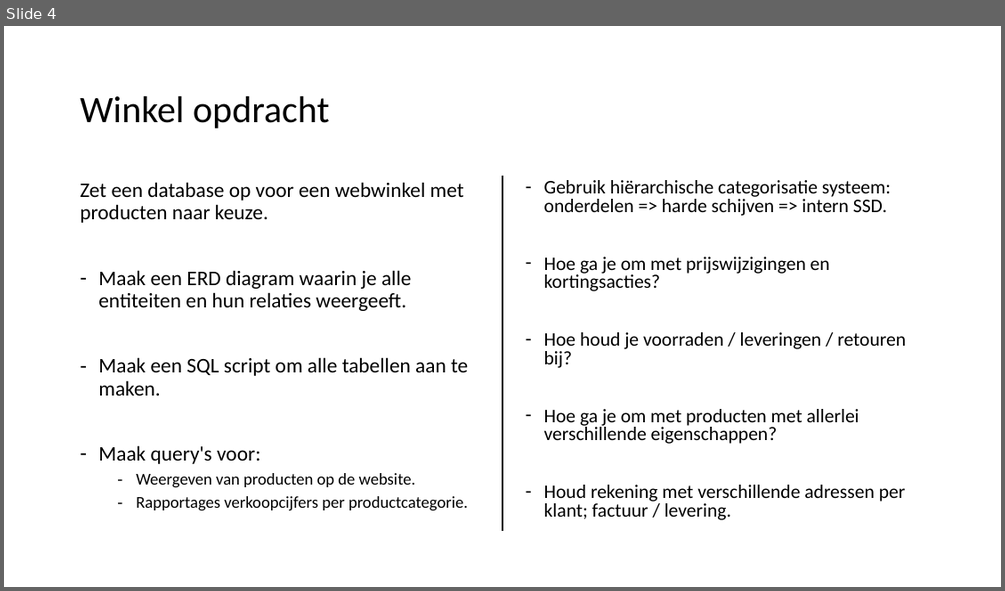
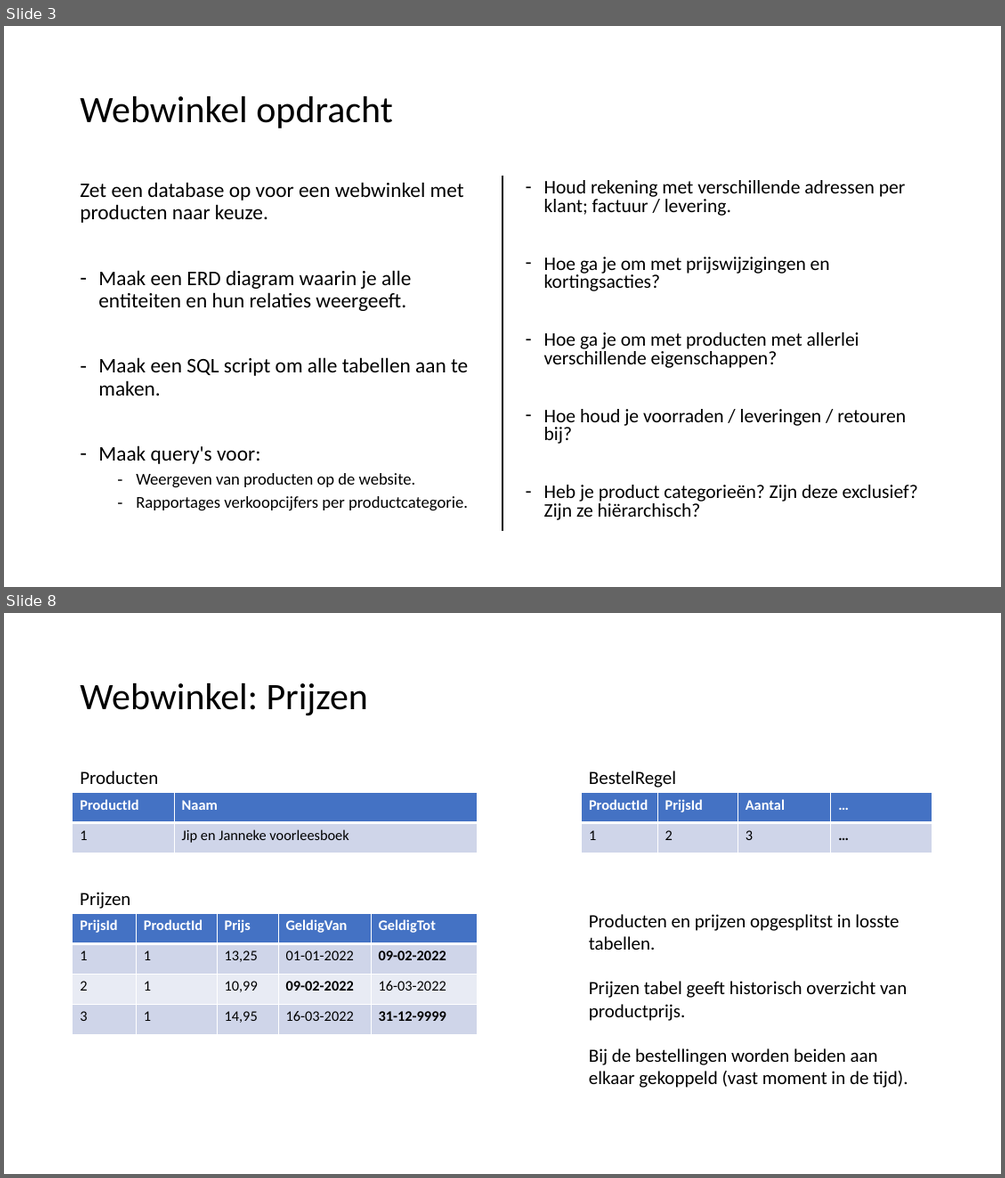
Before and after one commit to LFKoning/knowledge-sharing, a slide deck: sql/terugkom_ochtend/sql_terugkom_ochtend.pptx. Shown one above the other, each under a label of ours: slide 4 before the commit, slides 3 and 8 after it; the slides between them are not shown. The pictures are 1005x591 and 1005x1178 pixels, drawn with LibreOffice and Linux fonts; fonts in the diff are those of the drawing. Boxes give left, top, right and bottom in pixels: in the first picture for what was removed or moved away, otherwise in the second. Text is boxed around its words. In the diff, an @@ line names an element or a change of style, - is before the commit and + after.

```diff
--- a/sql/terugkom_ochtend/sql_terugkom_ochtend.pptx
+++ b/sql/terugkom_ochtend/sql_terugkom_ochtend.pptx
@@ slide 8 added at (x1=4, y1=613, x2=1001, y2=1174), background #FFFFFF @@
@@ title added at (x1=80, y1=683, x2=368, y2=716), 36 pt, text #000000 @@
+Webwinkel: Prijzen
@@ text added at (x1=80, y1=771, x2=158, y2=784), 18 pt, text #000000 @@
+Producten
@@ text added at (x1=589, y1=771, x2=676, y2=787), 18 pt, text #000000 @@
+BestelRegel
@@ table added at (x1=73, y1=793, x2=478, y2=853), 2 rows, 2 columns @@
+ProductId | Naam
+1 | Jip en Janneke voorleesboek
@@ table added at (x1=582, y1=793, x2=932, y2=853), 2 rows, 4 columns @@
+ProductId | PrijsId | Aantal | …
+1 | 2 | 3 | …
@@ text added at (x1=80, y1=892, x2=130, y2=908), 18 pt, text #000000 @@
+Prijzen
@@ table added at (x1=73, y1=913, x2=478, y2=1034), 4 rows, 5 columns @@
+PrijsId | ProductId | Prijs | GeldigVan | GeldigTot
+1 | 1 | 13,25 | 01-01-2022 | 09-02-2022
+2 | 1 | 10,99 | 09-02-2022 | 16-03-2022
+3 | 1 | 14,95 | 16-03-2022 | 31-12-9999
@@ text added at (x1=589, y1=914, x2=907, y2=1087), 18 pt, text #000000 @@
+Producten en prijzen opgesplitst in losste tabellen.
+Prijzen tabel geeft historisch overzicht van productprijs.
+Bij de bestellingen worden beiden aan elkaar gekoppeld (vast moment in de tijd).
@@ what was slide 4 is now slide 3 @@
@@ slide 3 changed as well @@
@@ title at (x1=80, y1=96, x2=393, y2=128): text changed @@
-Winkel opdracht
+Webwinkel opdracht
@@ text at (x1=544, y1=180, x2=906, y2=216): text changed @@
-– Gebruik hiërarchische categorisatie systeem: onderdelen => harde schijven => intern SSD.
+– Houd rekening met verschillende adressen per klant; factuur / levering.
@@ text at (x1=544, y1=332, x2=859, y2=368): paragraph added @@
+– Hoe ga je om met producten met allerlei verschillende eigenschappen?
@@ text at (x1=544, y1=484, x2=918, y2=520): text changed @@
-– Hoe ga je om met producten met allerlei verschillende eigenschappen?
-– Houd rekening met verschillende adressen per klant; factuur / levering.
+– Heb je product categorieën? Zijn deze exclusief? Zijn ze hiërarchisch?
```
Also in this commit, not shown: 9 other slides changed, 17 other slides added, 9 slides removed, 9 other files.
